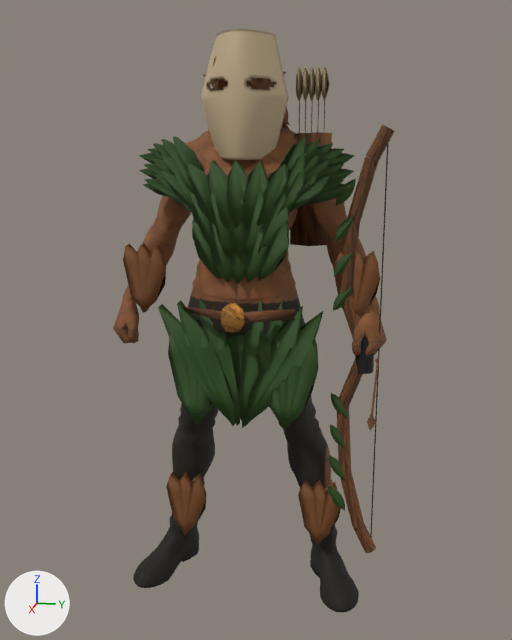
A saved change to the glTF model asset/char3d/mask-tribe-archer-v1/mask-tribe-archer-v1-game.glb.
Both versions are drawn from a 50 mm camera at (1.222, 0.263, 0.819) aimed at (0.118, 0.042, 0.543). The axes (+X, +Y, +Z) are drawn at lower left. The lights are the same throughout. The older version comes first.

In view in the first picture: 'Carved_curved_mask_17mm', 'Held_Longbow', 'Mask_Outfit', 'tripo_node_de6ba9df-c3c9-49ac-8b81-87af2aba2af5' and 2 more.
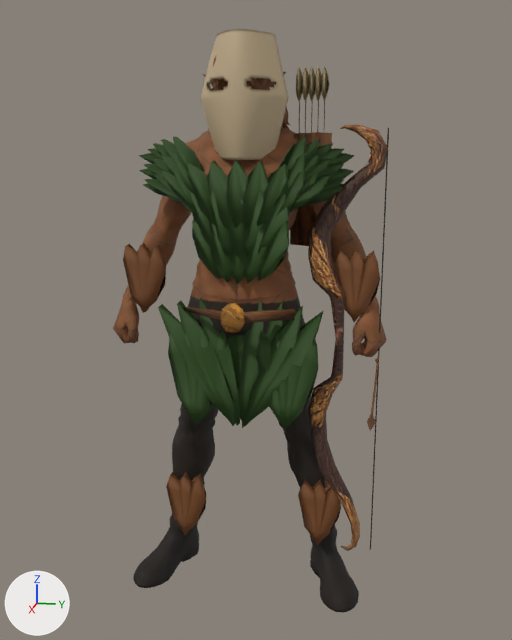
Where the change shows, as pixel boxes [x1, y1, x2, y2] in the pictures (512 x 640 px):
```json
{"object": "Weapon_Swap", "change": "added", "after": [308, 125, 388, 551], "on screen": "brown"}
{"object": "Held_Longbow", "change": "no longer drawn", "before": [328, 125, 395, 553], "on screen": "brown", "faces in mat_mask_tribe_archer_v1_carvedwood (picture img_mask_tribe_archer_v1_carvedwood)": [337, 125, 395, 553], "faces in mat_mask_tribe_archer_v1_leaves (picture img_mask_tribe_archer_v1_leaves)": [328, 179, 356, 511], "faces in mat_mask_tribe_archer_v1_darkwood (picture img_mask_tribe_archer_v1_darkwood)": [355, 337, 374, 374]}
```

Edits to the scene script, one JSON object a line:
```json
{"op": "add", "block": "img_color_30e16fa7_98ed_4dce_bf3b_c7dd84482a33_wsw", "code": ["img_color_30e16fa7_98ed_4dce_bf3b_c7dd84482a33_wsw = load_image('Color_30e16fa7-98ed-4dce-bf3b-c7dd84482a33_wsw', '_unpacked/Color_30e16fa7-98ed-4dce-bf3b-c7dd84482a33_wsw', 1024, 1024, 'sRGB')"]}
{"op": "add", "block": "img_normalgl_30e16fa7_98ed_4dce_bf3b_c7dd84482a33_wsw", "code": ["img_normalgl_30e16fa7_98ed_4dce_bf3b_c7dd84482a33_wsw = load_image('NormalGL_30e16fa7-98ed-4dce-bf3b-c7dd84482a33_wsw', '_unpacked/NormalGL_30e16fa7-98ed-4dce-bf3b-c7dd84482a33_wsw', 1024, 1024, 'Non-Color')"]}
{"op": "add", "block": "mat_tripo_material_30e16fa7_98ed_4dce_bf3b_c7dd84482a33_wsw", "code": ["mat_tripo_material_30e16fa7_98ed_4dce_bf3b_c7dd84482a33_wsw = bpy.data.materials.new('tripo_material_30e16fa7-98ed-4dce-bf3b-c7dd84482a33_wsw')", "# uses the picture img_color_30e16fa7_98ed_4dce_bf3b_c7dd84482a33_wsw", "# uses the picture img_normalgl_30e16fa7_98ed_4dce_bf3b_c7dd84482a33_wsw"]}
{"op": "add", "block": "me_weapon_swap", "code": ["me_weapon_swap = bpy.data.meshes.new('Weapon_Swap')", "me_weapon_swap.from_pydata(...)  # 138 vertices, 272 faces; spans x 0.012..0.045, y 0.116..0.241, z 0.085..0.852", "me_weapon_swap.materials.append(mat_tripo_material_30e16fa7_98ed_4dce_bf3b_c7dd84482a33_wsw)"]}
{"op": "set", "path": "ob_held_longbow", "old": "bpy.data.objects.new('Held_Longbow', me_cylinder_052)", "new": "bpy.data.objects.new('Held_Longbow', None)"}
{"op": "add", "block": "ob_weapon_swap", "code": ["ob_weapon_swap = bpy.data.objects.new('Weapon_Swap', me_weapon_swap)", "ob_weapon_swap.location = (0.0, 0.0, 0.0)"]}
```
